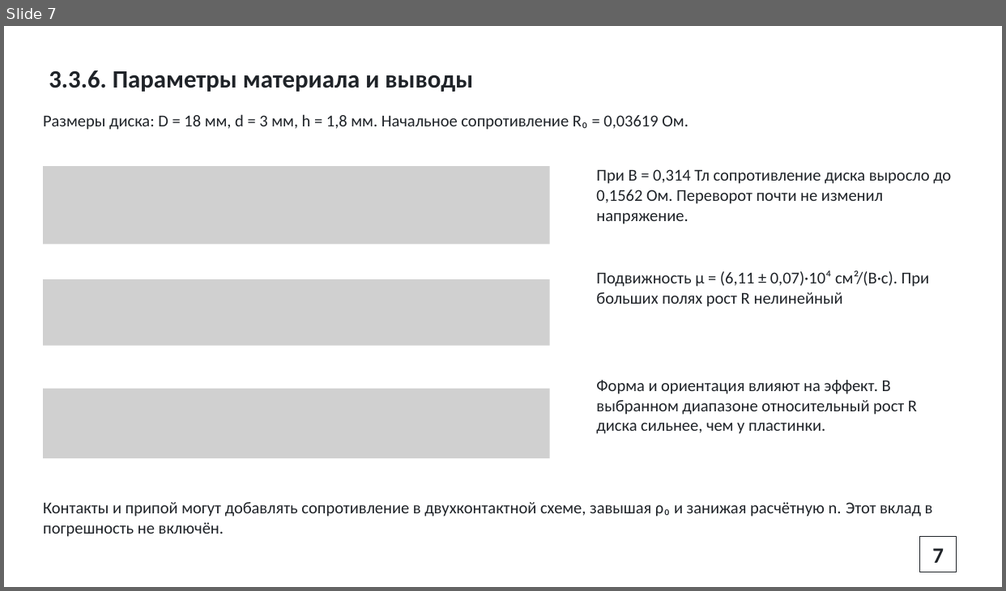
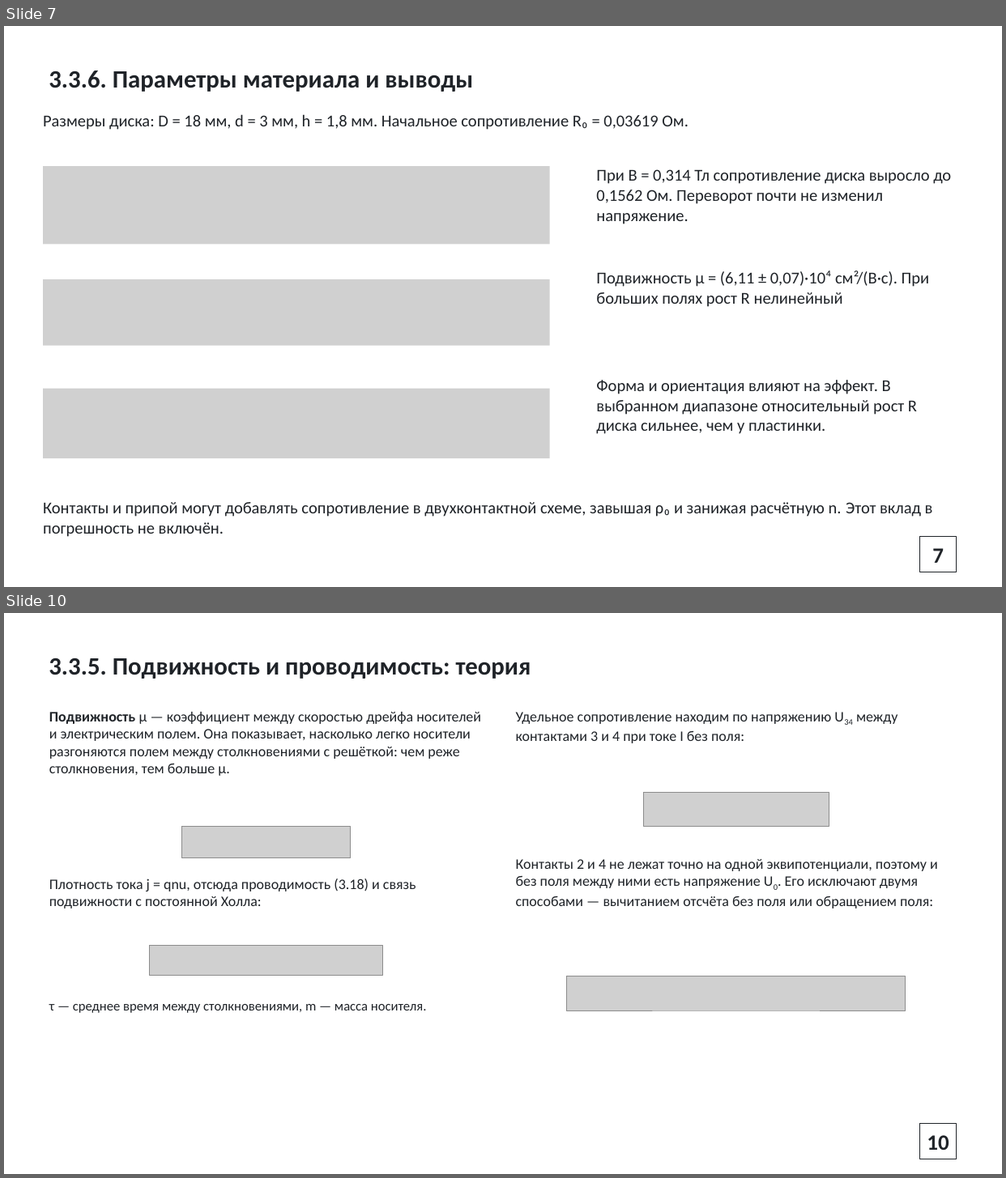
Before and after one commit to Kredos9107/zxc, a slide deck: labs/2 курс/3.3.5/3.3.6 + 3.3.5 Магнетосопротивление и эффект Холла.pptx. Shown one above the other, each under a label of ours: slide 7 before the commit, slides 7 and 10 after it; the slides between them are not shown. The pictures are 1006x591 and 1006x1178 pixels, drawn with LibreOffice and Linux fonts; fonts in the diff are those of the drawing; grey boxes stand for pictures. Boxes give left, top, right and bottom in pixels: in the first picture for what was removed or moved away, otherwise in the second. Text is boxed around its words. In the diff, an @@ line names an element or a change of style, - is before the commit and + after.

```diff
--- a/labs/2 курс/3.3.5/3.3.6 + 3.3.5 Магнетосопротивление и эффект Холла.pptx
+++ b/labs/2 курс/3.3.5/3.3.6 + 3.3.5 Магнетосопротивление и эффект Холла.pptx
@@ slide 10 added at (x1=4, y1=613, x2=1002, y2=1174), background #FFFFFF @@
@@ text added at (x1=49, y1=658, x2=531, y2=679), 24 pt, text #1F2328, bold @@
+3.3.5. Подвижность и проводимость: теория
@@ text added at (x1=49, y1=712, x2=481, y2=776), 14 pt, text #1F2328 @@
+Подвижность μ — коэффициент между скоростью дрейфа носителей и электрическим полем. Она показывает, насколько легко носители разгоняются полем между столкновениями с решёткой: чем реже столкновения, тем больше μ.
@@ text added at (x1=516, y1=712, x2=897, y2=743), 14 pt, text #1F2328 @@
+Удельное сопротивление находим по напряжению U34 между контактами 3 и 4 при токе I без поля:
@@ picture added at (x1=643, y1=793, x2=829, y2=826) @@
@@ picture added at (x1=182, y1=826, x2=351, y2=858) @@
@@ text added at (x1=49, y1=879, x2=416, y2=909), 14 pt, text #1F2328 @@
+Плотность тока j = qnu, отсюда проводимость (3.18) и связь подвижности с постоянной Холла:
@@ text added at (x1=516, y1=859, x2=938, y2=909), 14 pt, text #1F2328 @@
+Контакты 2 и 4 не лежат точно на одной эквипотенциали, поэтому и без поля между ними есть напряжение U0. Его исключают двумя способами — вычитанием отсчёта без поля или обращением поля:
@@ picture added at (x1=149, y1=946, x2=383, y2=976) @@
@@ picture added at (x1=567, y1=977, x2=906, y2=1012) @@
@@ text added at (x1=49, y1=1004, x2=427, y2=1013), 13 pt, text #1F2328 @@
+τ — среднее время между столкновениями, m — масса носителя.
@@ rectangle added at (x1=920, y1=1123, x2=957, y2=1160), fill #FFFFFF, outline #1F2328 0.83 pt, 21 pt, text #1F2328, bold @@
+10
```
Also in this commit, not shown: 6 slides changed, 5 other slides added, 3 slides removed.
